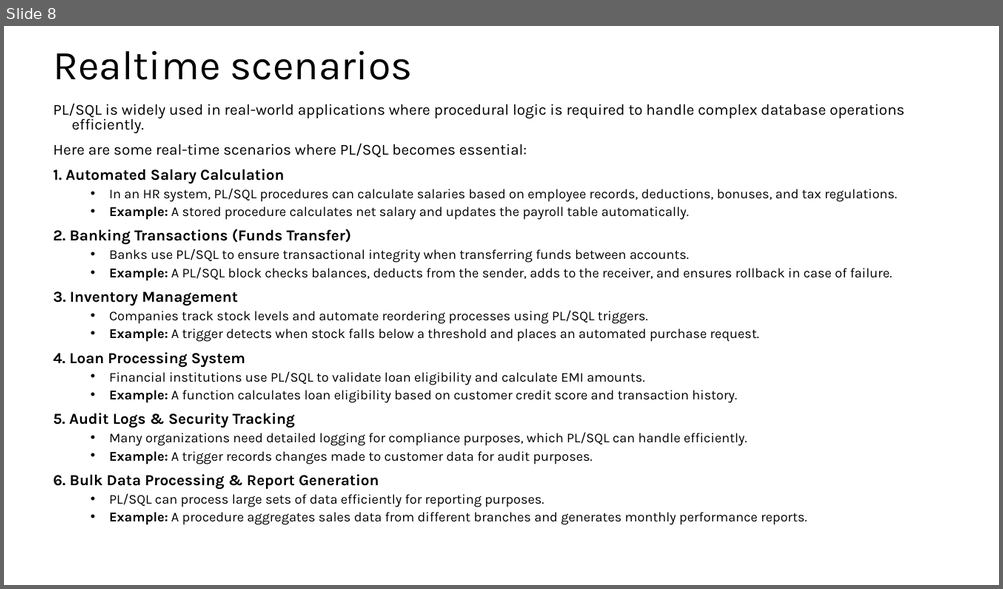
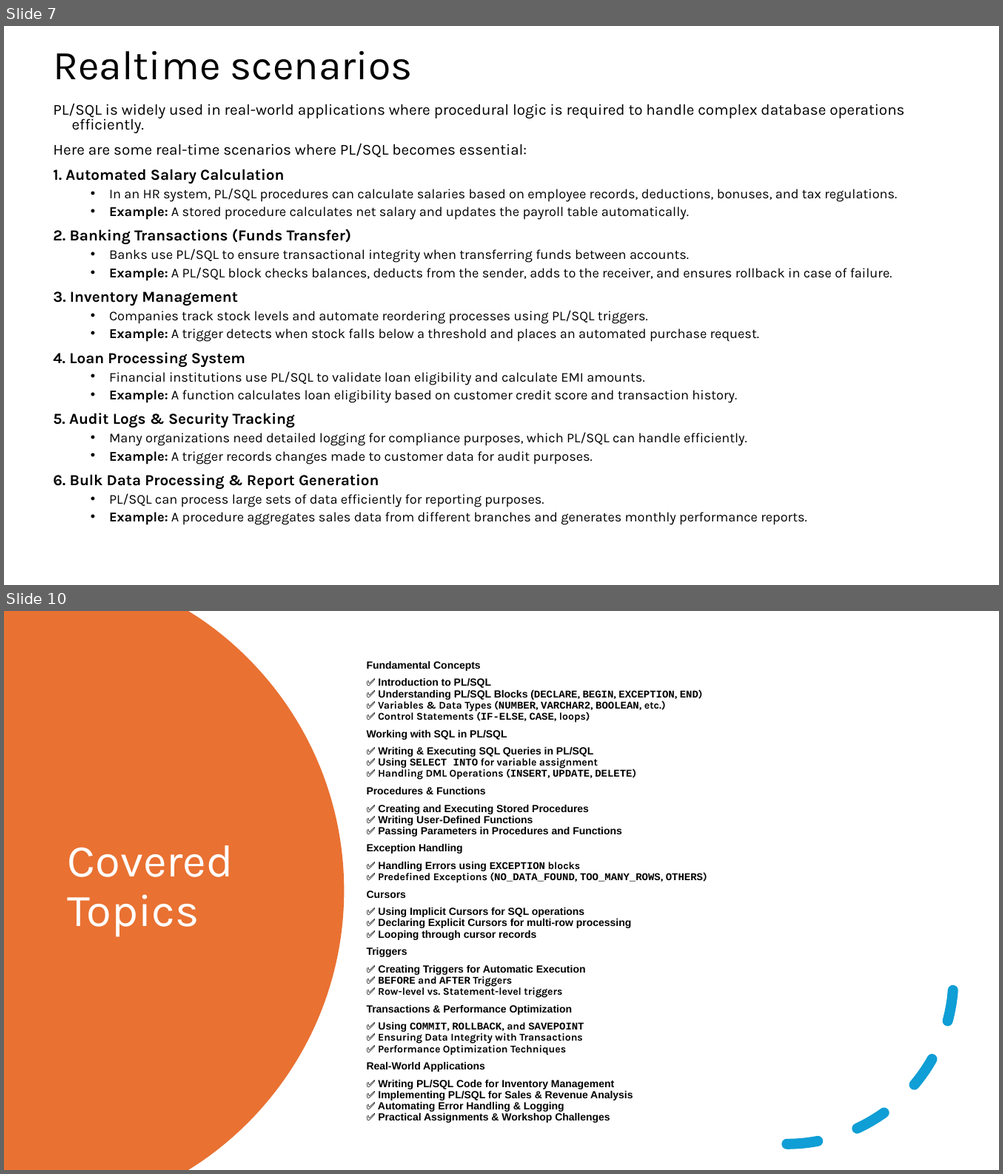
Before and after one commit to olearno/workshops, a slide deck: plsql/plsql_demo.pptx. Shown one above the other, each under a label of ours: slide 8 before the commit, slides 7 and 10 after it; the slides between them are not shown. The pictures are 1003x589 and 1003x1174 pixels, drawn with LibreOffice and Linux fonts; fonts in the diff are those of the drawing. Boxes give left, top, right and bottom in pixels: in the first picture for what was removed or moved away, otherwise in the second. Text is boxed around its words. In the diff, an @@ line names an element or a change of style, - is before the commit and + after.

```diff
--- a/plsql/plsql_demo.pptx
+++ b/plsql/plsql_demo.pptx
@@ slide 10 added at [4,611,999,1170], background #FFFFFF @@
@@ freeform shape added at [4,611,344,1170], fill #E97132 @@
@@ text added at [367,661,707,1123], 10 pt, text #000000, bold @@
+Fundamental Concepts
+✅ Introduction to PL/SQL
+✅ Understanding PL/SQL Blocks (DECLARE, BEGIN, EXCEPTION, END)
+✅ Variables & Data Types (NUMBER, VARCHAR2, BOOLEAN, etc.)
+✅ Control Statements (IF-ELSE, CASE, loops)
+Working with SQL in PL/SQL
+✅ Writing & Executing SQL Queries in PL/SQL
+✅ Using SELECT INTO for variable assignment
+✅ Handling DML Operations (INSERT, UPDATE, DELETE)
+Procedures & Functions
+✅ Creating and Executing Stored Procedures
+✅ Writing User-Defined Functions
+✅ Passing Parameters in Procedures and Functions
+Exception Handling
+✅ Handling Errors using EXCEPTION blocks
+✅ Predefined Exceptions (NO_DATA_FOUND, TOO_MANY_ROWS, OTHERS)
+Cursors
+✅ Using Implicit Cursors for SQL operations
+✅ Declaring Explicit Cursors for multi-row processing
+✅ Looping through cursor records
+Triggers
+✅ Creating Triggers for Automatic Execution
+✅ BEFORE and AFTER Triggers
+✅ Row-level vs. Statement-level triggers
+Transactions & Performance Optimization
+✅ Using COMMIT, ROLLBACK, and SAVEPOINT
+✅ Ensuring Data Integrity with Transactions
+✅ Performance Optimization Techniques
+Real-World Applications
+✅ Writing PL/SQL Code for Inventory Management
+✅ Implementing PL/SQL for Sales & Revenue Analysis
+✅ Automating Error Handling & Logging
+✅ Practical Assignments & Workshop Challenges
@@ arc (boxed as its full ellipse) added at [620,812,954,1145], outline #0F9ED5 10 pt dashed @@
@@ title added at [68,846,233,937], 44 pt, text #FFFFFF @@
+Covered Topics
@@ what was slide 8 is now slide 7 @@
```
Also in this commit, not shown: 3 slides changed, 1 other slide added.
